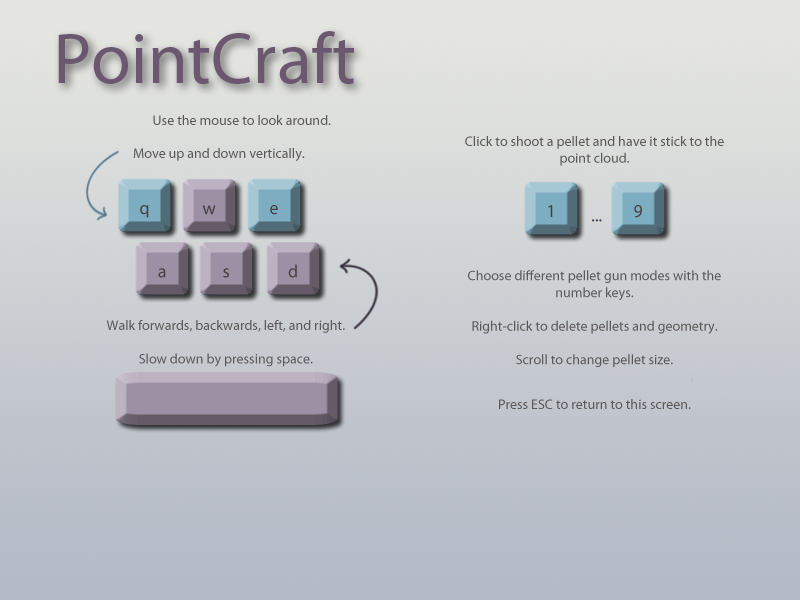
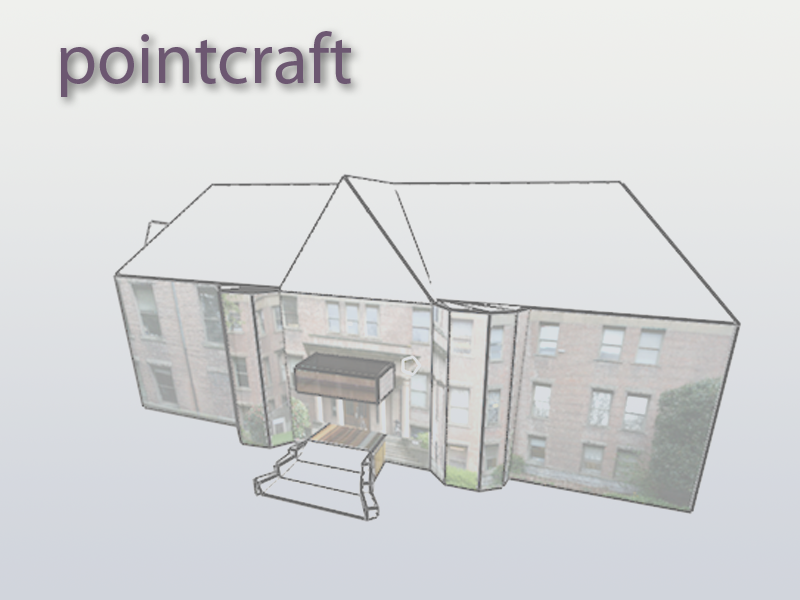
Comparing the layer stacks of the two 800 × 600 images. Changes:
renamed "PointCraft" to "pointcraft", moved it above "Layer 5", painted on it over [58, 31, 354, 97]
added layer "Layer 5" (39%) above "Group 2" over [0, 0, 800, 600]
hid group "Group 2" (6 layers) over [465, 136, 724, 367]
hid "Press ESC to return to this screen." over [499, 399, 691, 409]
hid group "Group 1" (18 layers) over [85, 115, 694, 425]
"Layer 3": blend normal → darken over [0, 0, 800, 600]
added layer "Layer 4" above "Layer 1" over [71, 125, 753, 567]
